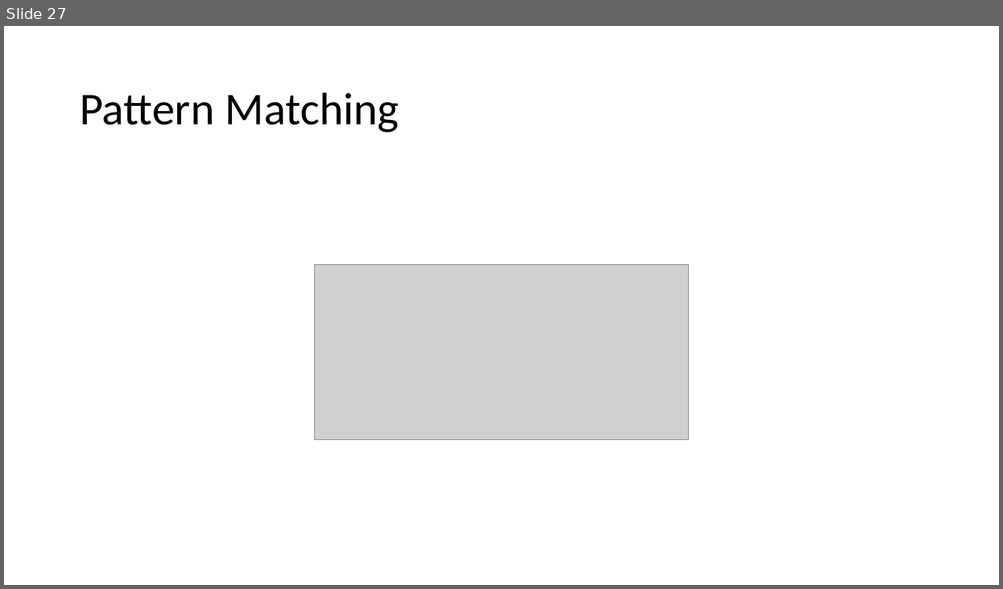
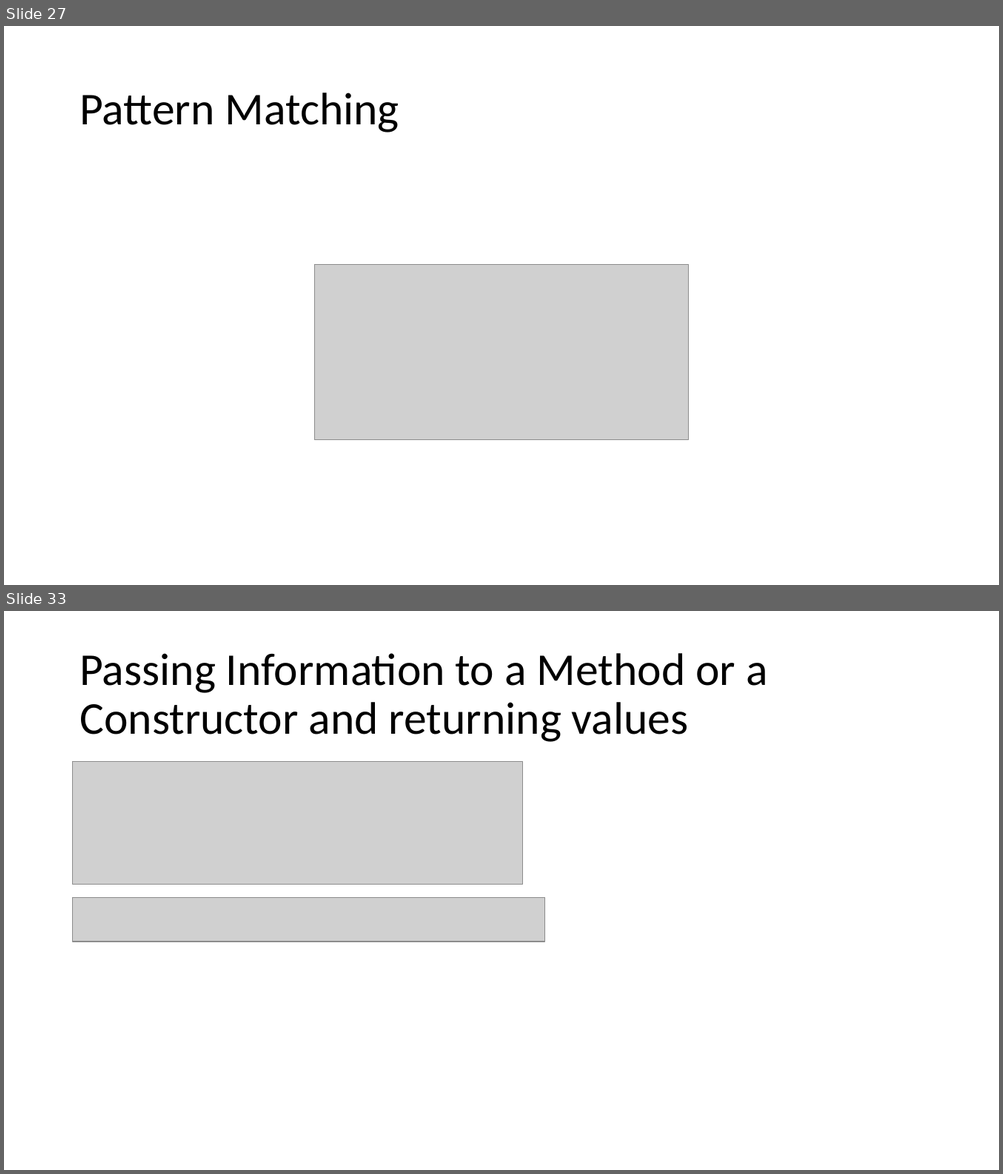
Before and after one commit to KeaganErasmus/BCDEJava, a slide deck: Assessment1_Presentation.pptx. Shown one above the other, each under a label of ours: slide 27 before the commit, slides 27 and 33 after it; the slides between them are not shown. The pictures are 1003x589 and 1003x1174 pixels, drawn with LibreOffice and Linux fonts; fonts in the diff are those of the drawing; grey boxes stand for pictures. Boxes give left, top, right and bottom in pixels: in the first picture for what was removed or moved away, otherwise in the second. Text is boxed around its words. In the diff, an @@ line names an element or a change of style, - is before the commit and + after.

```diff
--- a/Assessment1_Presentation.pptx
+++ b/Assessment1_Presentation.pptx
@@ slide 33 added at bbox=[4, 611, 999, 1170], background #FFFFFF @@
@@ title added at bbox=[79, 653, 768, 742], 44 pt, text #000000 @@
+Passing Information to a Method or a Constructor and returning values
@@ picture added at bbox=[73, 762, 523, 885] @@
@@ picture added at bbox=[73, 897, 545, 942] @@
```
Also in this commit, not shown: 26 other slides added, 9 other files.
